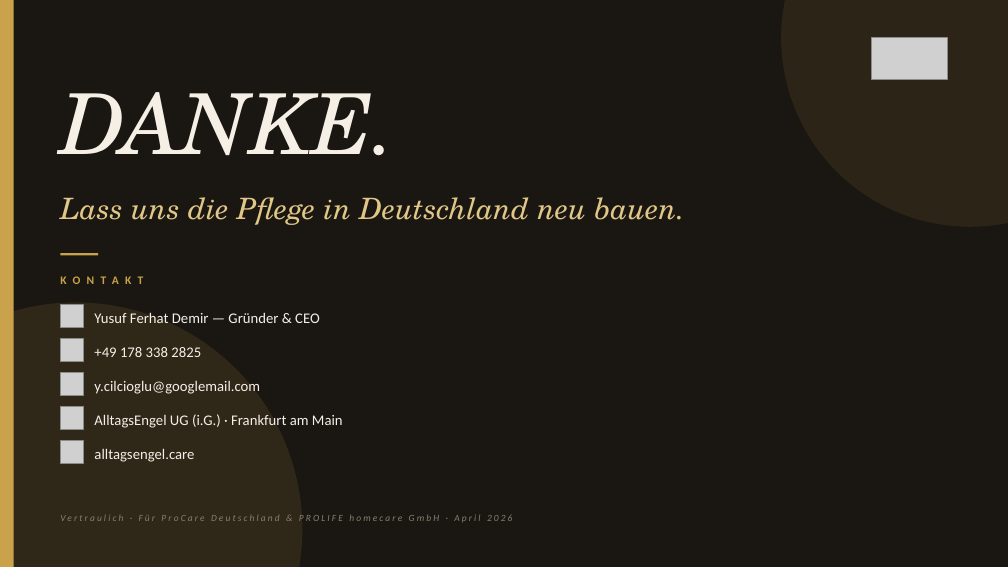
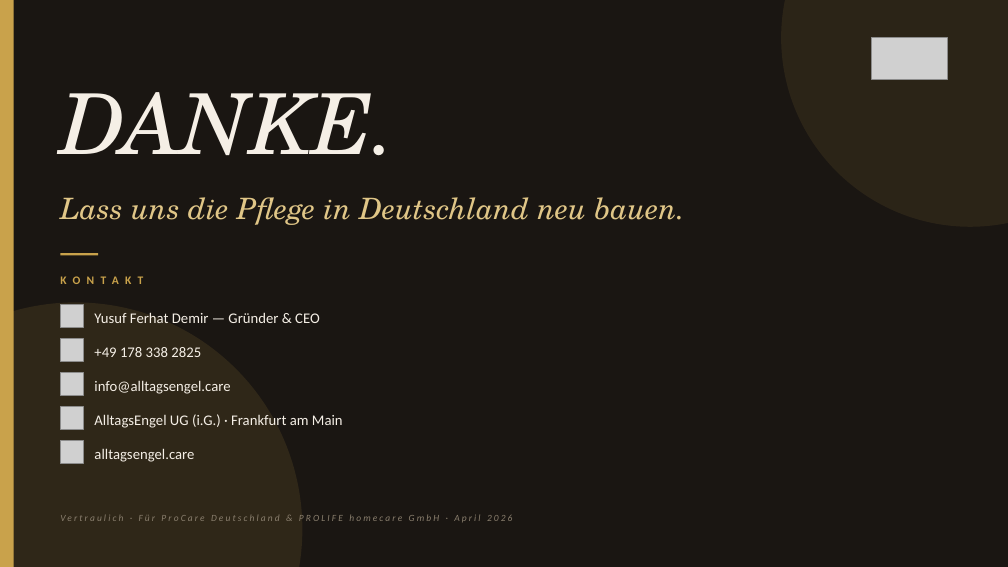
Before and after one commit to YusufFerhatDemir/alltagsengel, a slide deck: slide 14 of investor/AlltagsEngel_PitchDeck_2026.pptx. Drawn at 1008x567 pixels with LibreOffice and Linux fonts; fonts in the diff are those of the drawing; grey boxes stand for pictures. Boxes give left, top, right and bottom in pixels: in the first picture for what was removed or moved away, otherwise in the second. Text is boxed around its words. In the diff, an @@ line names an element or a change of style, - is before the commit and + after.

Commit message:
fix(investor): App-Style Icons (Gold-Gradient), Logo auf allen Slides, info@alltagsengel.care
- Pitch Deck: 8 App-Icons im Gold-Gradient-Stil der AlltagsEngel-App (Krankenwagen, Pflegebox, Engel, Arzt-Kreuz, Handshake, Home, Star, Founder-Silhouette)
- Logo-Mark oben rechts auf allen 14 Slides (Cover + Closing haben eigene Logo-Platzierung, 2-13 via addBrandLogo())
- E-Mail überall auf info@alltagsengel.care vereinheitlicht (statt hallo@ / y.cilcioglu@)
- Alle 4 Deliverables neu gebaut und verifiziert (pitchdeck, businessplan, onepager, qa)

```diff
--- a/investor/AlltagsEngel_PitchDeck_2026.pptx
+++ b/investor/AlltagsEngel_PitchDeck_2026.pptx
@@ text at (x1=94, y1=380, x2=230, y2=394): text changed @@
-y.cilcioglu@googlemail.com
+info@alltagsengel.care
```
Also in this commit, not shown: 12 other slides changed, 6 other files.
